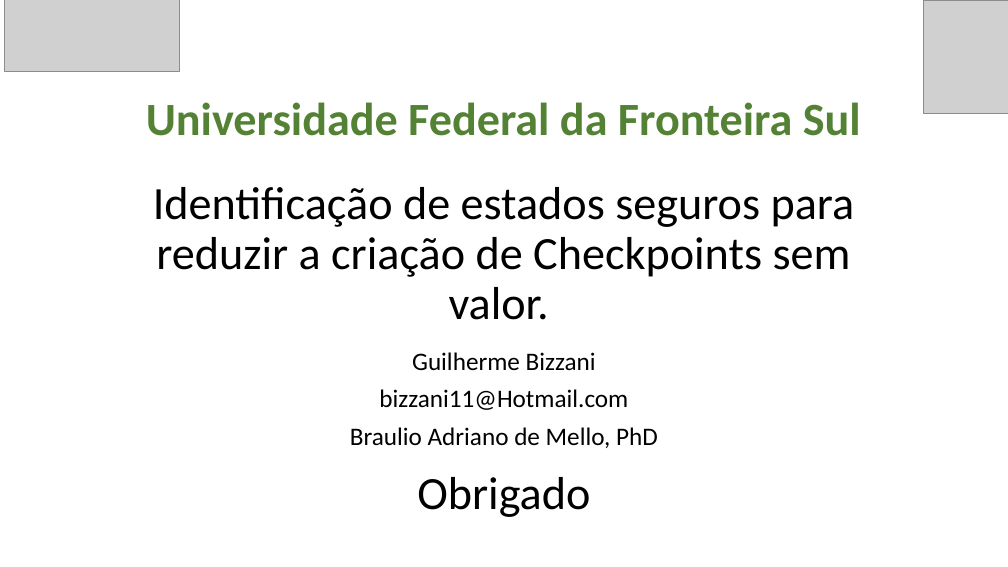
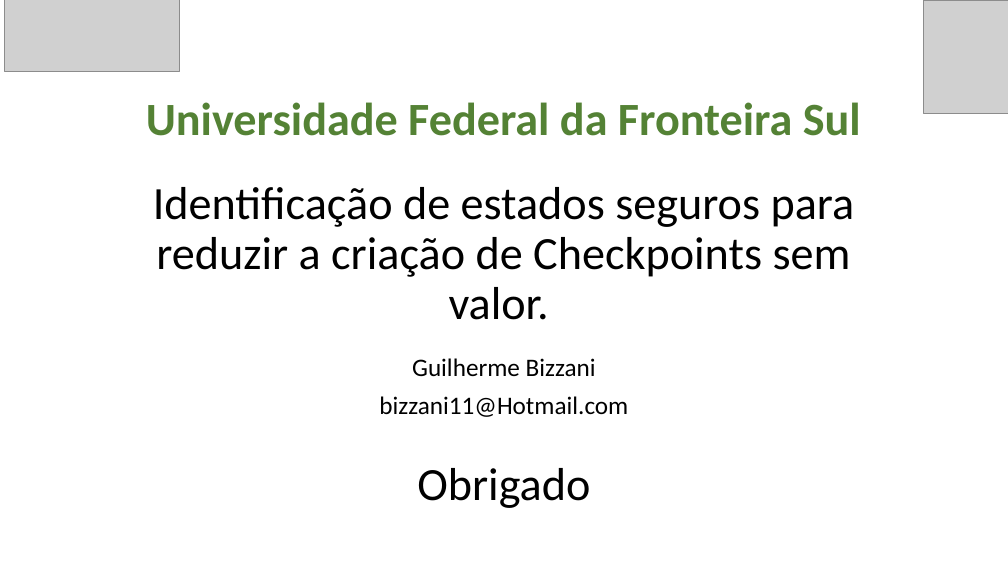
Before and after one commit to GuilhermeBizzani/TCC, a slide deck: slide 16 of Defesa Projeto.pptx. Drawn at 1008x567 pixels with LibreOffice and Linux fonts; fonts in the diff are those of the drawing; grey boxes stand for pictures. Boxes give left, top, right and bottom in pixels: in the first picture for what was removed or moved away, otherwise in the second. Text is boxed around its words. In the diff, an @@ line names an element or a change of style, - is before the commit and + after.

```diff
--- a/Defesa Projeto.pptx
+++ b/Defesa Projeto.pptx
@@ subtitle "Guilherme Bizzani" moved from (x1=350, y1=352, x2=658, y2=448) to (x1=379, y1=358, x2=628, y2=417) @@
@@ text "Obrigado" moved from (x1=417, y1=477, x2=590, y2=517) to (x1=417, y1=468, x2=590, y2=508) @@
@@ subtitle at (x1=350, y1=427, x2=658, y2=448): paragraph removed @@
-Braulio Adriano de Mello, PhD
```
Also in this commit, not shown: 1 other file.
